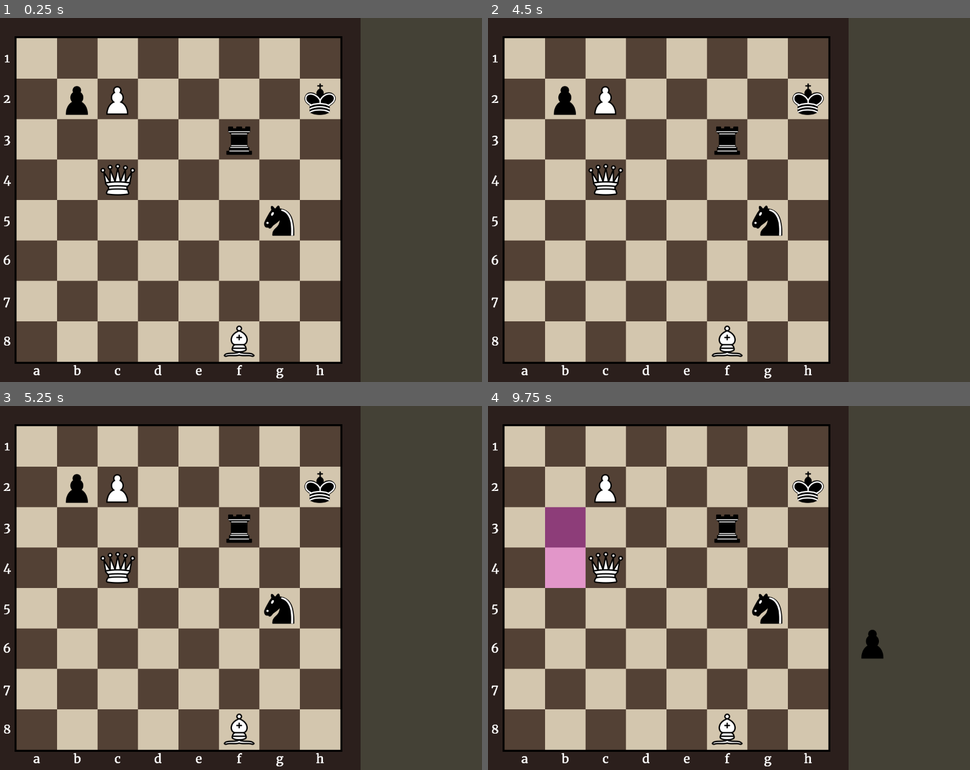
Above: before the commit, frames 1-4 (two rows, left to right).
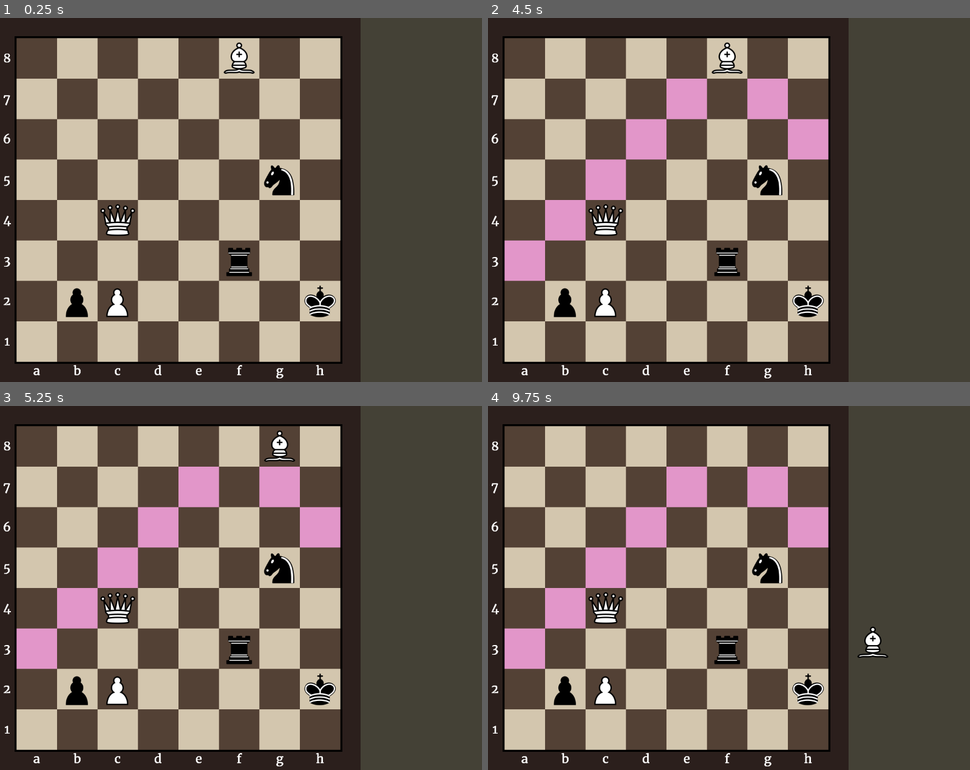
Above: after the commit, the same moments.

Repository: Hunter-1/Godot-Chess
Game: Godot game, scene res://game.tscn
Same seed, same stepped clock (60 frames per second), same inputs: the game is played once before the commit and once after it.
Inputs (mouse positions are in pixels of both pictures, inside the frame that each line leads up to):
- Up to frame 1 (0.25 s): no input
- Up to frame 2 (4.5 s): tap Enter at 0.5, 2, 3.5 s; move the mouse to (526, 58) at 0.52 s; press the mouse at (526, 58) at 0.53 s; tap Space at 1.25, 2.75, 4.25 s; move the mouse to (565, 58) at 1.27 s; release the mouse at (565, 58) at 1.28 s; click (565, 58) at 1.35 s; move the mouse to (603, 58) at 2.02 s; press the mouse at (603, 58) at 2.03 s; move the mouse to (647, 58) at 2.77 s; release the mouse at (647, 58) at 2.78 s; click (647, 58) at 2.85 s; move the mouse to (685, 58) at 3.52 s; press the mouse at (685, 58) at 3.53 s; move the mouse to (729, 58) at 4.27 s; release the mouse at (729, 58) at 4.28 s; click (729, 58) at 4.35 s
- Up to frame 3 (5.25 s): move the mouse to (279, 446) at 5.02 s; press the mouse at (279, 446) at 5.03 s
- Up to frame 4 (9.75 s): move the mouse to (806, 446) at 5.77 s; release the mouse at (806, 446) at 5.78 s; click (806, 446) at 5.85 s; move the mouse to (526, 486) at 6.52 s; press the mouse at (526, 486) at 6.53 s; move the mouse to (565, 486) at 7.27 s; release the mouse at (565, 486) at 7.28 s; click (565, 486) at 7.35 s; move the mouse to (603, 486) at 8.02 s; press the mouse at (603, 486) at 8.03 s; move the mouse to (647, 486) at 8.77 s; release the mouse at (647, 486) at 8.78 s; click (647, 486) at 8.85 s; move the mouse to (873, 642) at 9.52 s; press the mouse at (873, 642) at 9.53 s

The runs differ from the first frame. In frame 1, 60% of the frame differs, in the area x 0-71%, y 5-95%; in frame 2, 60%; in frame 3, 60%; in frame 4, 60%, in the area x 0-83%, y 5-95%.

Commit message:
Coordinate Fix
Fixed the vertical coordinates being reversed

Diff:
--- a/board.gd
+++ b/board.gd
@@ -103,7 +103,7 @@
 func _check_movement_squares(boardPosition: Vector2i, piece):
 	var type = piece.get_pieceType()
 	var vectors = []
-	var direction = -(piece.get_pieceColor() * -2 + 1)
+	var direction = piece.get_pieceColor() * -2 + 1
 	if type != 2 && type != 3 && type != 5:
 		vectors.append(Vector2i(1,0))
 		vectors.append(Vector2i(-1,0))
--- a/markings.gd
+++ b/markings.gd
@@ -9,7 +9,7 @@
 
 
 func initialize(row: int, col: int):
-	$Numbers.text = str(row + 1)
+	$Numbers.text = str(9 - (row + 1))
 	boardPosition = Vector2i(col,row)
 	position = _get_markingPosition()
 
--- a/square.gd
+++ b/square.gd
@@ -35,7 +35,7 @@
 	return boardPosition
 
 func _get_squarePosition():
-	return Vector2(offsetCol + boardPosition.x * width, offsetRow + boardPosition.y * width)
+	return Vector2(offsetCol + boardPosition.x * width, offsetRow + 7*width - boardPosition.y * width)
 
 func get_piece():
 	return piece
